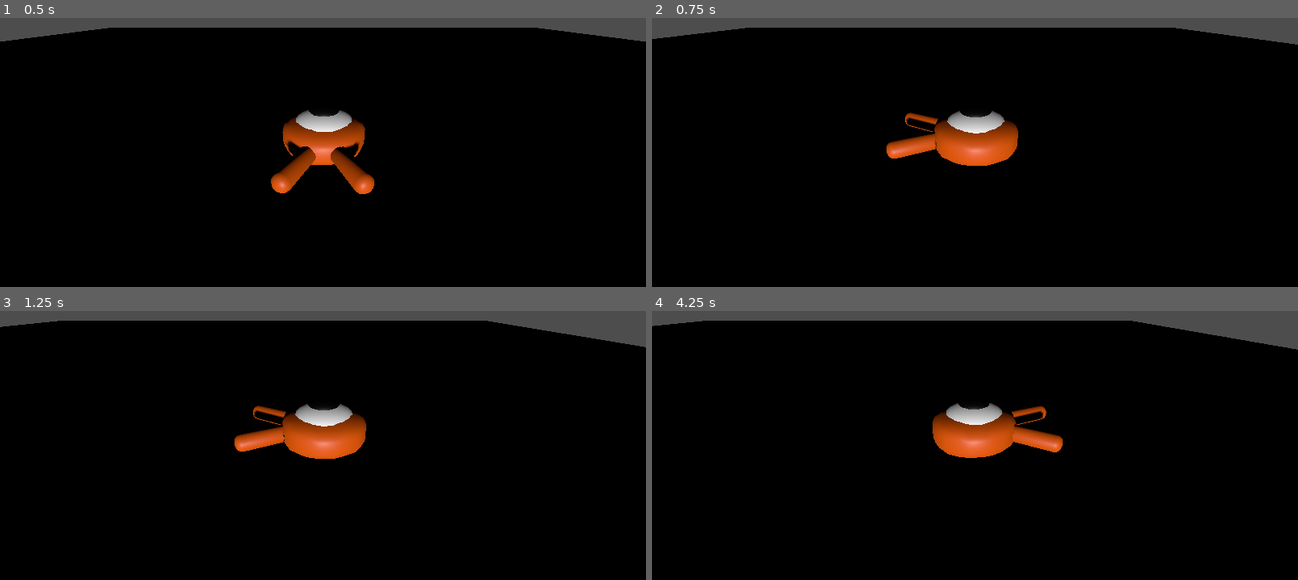
Above: before the commit, frames 1-4 (two rows, left to right).
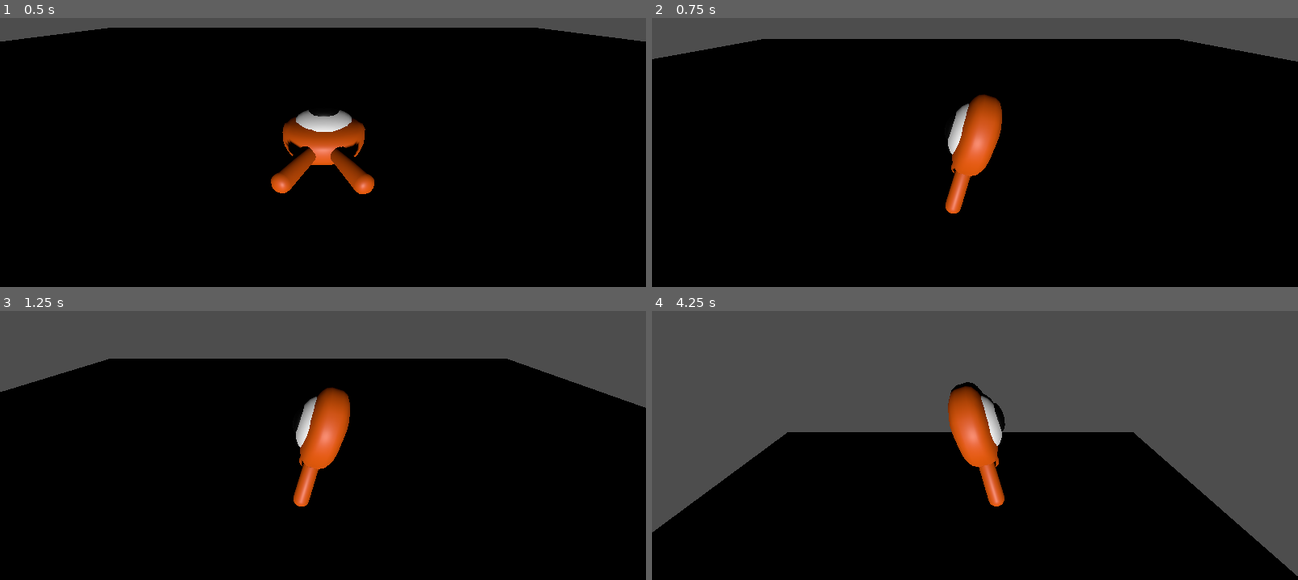
Above: after the commit, the same moments.

Repository: EagerBeaver98/jans-bugs
Game: Godot game, scene res://main.tscn
Same seed, same stepped clock (60 frames per second), same inputs: the game is played once before the commit and once after it.
Inputs:
- Up to frame 1 (0.5 s): no input
- Up to frame 2 (0.75 s): tap Enter at 0.5 s; hold D (move_right) from 0.53 s (still down); hold Space (jump) from 0.53 s (still down)
- Up to frame 3 (1.25 s): keep holding D (move_right); keep holding Space (jump)
- Up to frame 4 (4.25 s): release D (move_right) at 1.28 s; release Space (jump) at 1.28 s; hold S (move_back) 1.28-2.03 s; tap Space (jump) at 1.35, 1.52, 1.82, 2.85, 3.02, 3.32 s; hold D (move_right) 2.03-2.78 s; hold Space (jump) 2.03-2.78 s; hold W (move_forward) 2.78-3.53 s; hold A (move_left) from 3.53 s (still down); hold Space (jump) from 3.53 s (still down)

Frame 1 is identical in both runs. In frame 2, 8.0% of the frame differs, in the area x 0-100%, y 3-73%; in frame 3, 19%; in frame 4, 52%, in the area x 0-100%, y 3-99%.

Commit message:
Added jump controls and changed fall acceleration

Diff:
--- a/player.gd
+++ b/player.gd
@@ -1,7 +1,7 @@
 class_name Player extends CharacterBody3D
 
 @export var speed := 10
-@export var fall_acceleration := 75
+@export var fall_acceleration := 100
 var orientation = Transform3D()
 
 var target_velocity := Vector3.ZERO
@@ -19,6 +19,8 @@
 		input_direction.x -= 1
 	if Input.is_action_pressed("move_right"):
 		input_direction.x += 1
+	if Input.is_action_pressed("jump"):
+		input_direction.y += 3
 
 	if input_direction != Vector3.ZERO:
 		input_direction = input_direction.normalized()
@@ -28,6 +30,7 @@
 	#Ground velocity
 	target_velocity.x = input_direction.x * speed
 	target_velocity.z = input_direction.z * speed
+	target_velocity.y = input_direction.y * speed
 
 	#Vertical velocity
 	if not is_on_floor():
